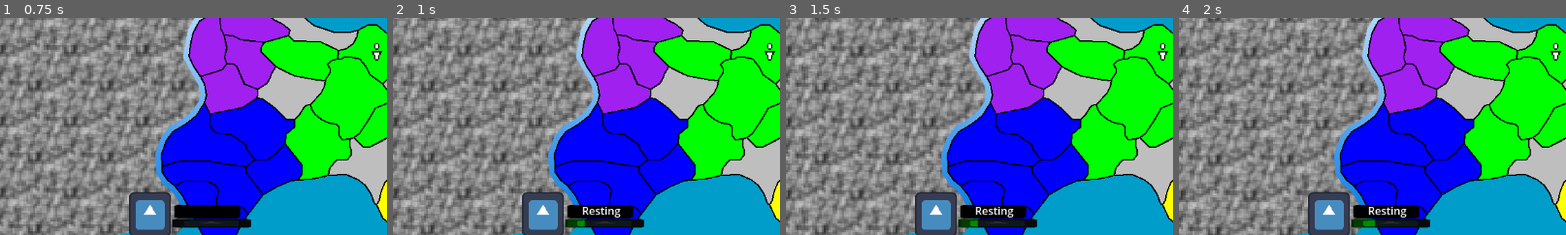
Above: before the commit, frames 1-4 (left to right).
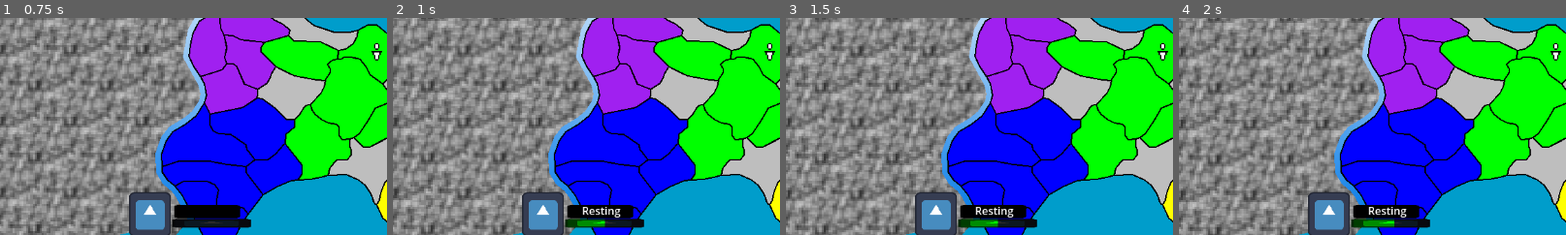
Above: after the commit, the same moments.

Repository: joshuaculver/ChronoRetract
Game: Godot game, scene res://prefabs/main.tscn
Same seed, same stepped clock (60 frames per second), same inputs: the game is played once before the commit and once after it. The engine's default icon, where the game draws it, is replaced by a stand-in: a white triangle on a blue panel in a dark square.
Inputs (mouse positions are % of the whole screen's width and height, from its top left):
- Up to frame 1 (0.75 s): click (19, 82) at 0.5 s
- Up to frame 2 (1 s): no input
- Up to frame 3 (1.5 s): click (19, 82) at 1.25 s
- Up to frame 4 (2 s): no input
The pictures show only the part of the screen within x 0-50%, y 37-86%; the shares and areas given below are measured in that part.

Frame 1 is identical in both runs. In frame 2, 0.2% of the frame differs, in the area x 49-55%, y 92-97%; in frame 3, 0.2%; in frame 4, 0.2%.

Commit message:
Implementing battle functions and UX for battles

Diff:
--- a/prefabs/battleIcon.tscn
+++ b/prefabs/battleIcon.tscn
@@ -3,6 +3,7 @@
 [ext_resource type="Texture2D" uid="uid://cp8pn4klqu1tt" path="res://assets/sprites/crossedBlades.png" id="1_u5lcp"]
 
 [node name="BattleIcon" type="Control" unique_id=359292758]
+z_index = 6
 layout_mode = 3
 anchors_preset = 15
 anchor_right = 1.0
--- a/prefabs/units/army.tscn
+++ b/prefabs/units/army.tscn
@@ -4,7 +4,7 @@
 [ext_resource type="Script" uid="uid://ckhblujbs8g11" path="res://scripts/Army.gd" id="2_vw6ds"]
 
 [node name="Army" type="Sprite2D" unique_id=915219067]
-z_index = 1
+z_index = 3
 scale = Vector2(2, 2)
 texture = ExtResource("1_xa1ms")
 script = ExtResource("2_vw6ds")
--- a/prefabs/units/hero.tscn
+++ b/prefabs/units/hero.tscn
@@ -4,7 +4,7 @@
 [ext_resource type="Script" uid="uid://rk7b3j144xyc" path="res://scripts/Hero.gd" id="2_lsqe2"]
 
 [node name="Hero" type="Sprite2D" unique_id=1699240411]
-z_index = 1
+z_index = 3
 scale = Vector2(2, 2)
 texture = ExtResource("1_os78n")
 script = ExtResource("2_lsqe2")
--- a/scripts/Hero.gd
+++ b/scripts/Hero.gd
@@ -52,11 +52,9 @@
 		if location.factionOwner == faction:
 			if power < maxPower:
 				power = power + (maxPower *0.05)
-				print("Resting for: " + str(maxPower *0.05) + " - Current: " + str(power))
 		else:
 			if power < maxPower:
 				power = power + (maxPower *0.01)
-				print("Resting for: " + str(maxPower *0.05) + " - Current: " + str(power))
 
 func encUnit(other : Unit):
 	if other.faction == faction:
--- a/scripts/battle.gd
+++ b/scripts/battle.gd
@@ -20,6 +20,11 @@
 func _ready() -> void:
 	var newIcon = battleIcon.instantiate()
 
+	newIcon.get_node("leftPos").texture = atkTeam[0].texture
+	newIcon.get_node("defPos").texture = defTeam[0].texture
+
+	newIcon.position = atkTeam[0].location.position
+
 func tick() -> void:
 	##Battle manager handles resolution and cleanup once battle is marked no longer ongoing
 	if ongoing == true:
@@ -40,8 +45,8 @@
 
 func turn():
 	print("Battle turn start")
-	var atkDmg = 0
-	var defDmg = 0
+	var atkDmg = 0.0
+	var defDmg = 0.0
 
 	if atkTeam.size() > 1 || defTeam.size() > 1:
 		print("Complex turn")
@@ -90,8 +95,10 @@
 		print("Simple turn")
 		##TODO max power added to prevent stalling/advantage larger units. Check for balancing
 		##TODO create func on units to get atk power
-		atkDmg = atkTeam[0].power + (atkTeam[0].maxPower * 0.05)
-		defDmg = defTeam[0].power + (defTeam[0].maxPower * 0.05)
+		atkDmg = (atkTeam[0].power * 0.05) + (atkTeam[0].maxPower * 0.01)
+		defDmg = (defTeam[0].power * 0.05) + (defTeam[0].maxPower * 0.01)
+
+		print("Atk Dmg: " + str(atkDmg) + " - Def Dmg: " + str(defDmg))
 
 		atkTeam[0].getDamaged(defDmg)
 		defTeam[0].getDamaged(atkDmg)
--- a/scripts/faction.gd
+++ b/scripts/faction.gd
@@ -39,7 +39,7 @@
 func _ready() -> void:
 	managers.addFaction(self)
 
-	saveAmt = enums.powerVals['M']
+	saveAmt = enums.powerVals['S']
 
 func setRapport(target : enums.Factions, newRapport : enums.Rapport):
 	factionRapport[target] = newRapport
--- a/scripts/managers/battleManager.gd
+++ b/scripts/managers/battleManager.gd
@@ -33,7 +33,7 @@
 
 func createBattle(region : Region, caller : Unit, hostile : Unit):
 	var warSelect = null
-	for war in wars.array():
+	for war in wars.values():
 		if (war.attacker.faction == caller.faction || war.defender.faction == caller.faction) && (war.attacker.faction == hostile.faction || war.defender.faction == hostile.faction):
 			warSelect = war
 
@@ -49,25 +49,19 @@
 				newBattle.defTeam.append(unit)
 				unit.setMode(enums.UnitMode.BATTLE)
 
-		newBattle.position = caller.location.position
-
 		battles.append(newBattle)
 		print("Battle created: " + str(newBattle.atkTeam) + " - " + str(newBattle.defTeam))
 	else:
 		print("Could not find war for battle call")
 
 func resolveBattle(conflict):
-	if conflict.attacker != null:
-		conflict.attacker.setMode(enums.UnitMode.NEUTRAL)
-	if conflict.atkAllies.size() > 0:
-		for unit in conflict.atkAllies:
+	if conflict.atkTeam.size() > 0:
+		for unit in conflict.atkTeam:
 			if unit != null:
 				unit.setMode(enums.UnitMode.NEUTRAL)
 
-	if conflict.defender != null:
-		conflict.defender.setMode(enums.UnitMode.NEUTRAL)
-	if conflict.defAllies.size() > 0:
-		for unit in conflict.defAllies:
+	if conflict.defTeam.size() > 0:
+		for unit in conflict.defTeam:
 			if unit != null:
 				unit.setMode(enums.UnitMode.NEUTRAL)
 
@@ -76,4 +70,4 @@
 	##match conflict.winnder
 
 	battles.erase(conflict)
-	conflict.queue_free()
+	##conflict.queue_free()
--- a/scripts/managers/factionManager.gd
+++ b/scripts/managers/factionManager.gd
@@ -4,6 +4,7 @@
 extends Node
 
 var factionArr: Array[Node] = []
+var factionDict: Dictionary = {}
 
 func init():
 	factionArr = get_children()
@@ -17,6 +18,14 @@
 	else:
 		return 0
 
+func dispenseIncome(income : Dictionary):
+	factionDict = managers.factionDict
+	var dictEntries = income.keys()
+
+	for key in dictEntries:
+		if key != enums.Factions.NONE && factionDict[key] != null:
+			factionDict[key].resources = factionDict[key].resources + income[key]
+
 func tick() -> void:
 	for i in factionArr.size():
 		factionArr[i].tick()
--- a/scripts/managers/managers.gd
+++ b/scripts/managers/managers.gd
@@ -36,6 +36,8 @@
 
 	regionManager.init()
 	factionManager.init()
+
+	regionManager.sendResources.connect(factionManager.dispenseIncome)
 
 	unitManager.addPlayer()
 
@@ -85,9 +87,7 @@
 
 	var newUnit = unitScene.instantiate()
 
-	newUnit.relocated.connect(unitMoved)
-	newUnit.selected.connect(managers.unitManager.unitSelected)
-	newUnit.destroyed.connect(removeUnit)
+	newUnit.unitSize = size
 
 	unitManager.add_child(newUnit)
 
@@ -105,8 +105,6 @@
 	faction.ownedRegions[0].units.append(newUnit)
 	faction.ownedUnits.append(newUnit)
 
-	unitManager.updateUnits()
-
 	print("Faction: " + str(name) + " made unit" + " | " + "POW: " + str(newUnit.maxPower))
 
 ## Cleans up references to units which are removed
@@ -115,8 +113,6 @@
 	unit.location.removeUnit(unit)
 	factionDict[unit.faction].removeUnit(unit)
 	unitDict.erase(unit.ID)
-
-	unitManager.updateUnits()
 
 ## Creates a report of relative military power of all factions
 func militaryReport():
--- a/scripts/managers/regionManager.gd
+++ b/scripts/managers/regionManager.gd
@@ -11,6 +11,8 @@
 
 ## Navigation graph for units
 var navGraph : AStar2D = AStar2D.new()
+
+signal sendResources
 
 func init():
 	regionArr = get_children()
@@ -28,8 +30,14 @@
 			faction.ownedRegions.append(regionArr[i])
 
 func tick() -> void:
+	var incomeDict = {}
+
 	for i in regionArr.size():
 		regionArr[i].tick()
+
+		incomeDict[regionArr[i].factionOwner] = regionArr[i].resourceIncome
+
+	sendResources.emit(incomeDict)
 
 ##Called by signal of regions when region is clicked
 func regionSelected(ID) -> void:
--- a/scripts/managers/session.gd
+++ b/scripts/managers/session.gd
@@ -33,5 +33,5 @@
 	$battles.tick()
 
 	##DEBUG for war testing
-	##if turnCount == 2:
-		##managers.battleManager.createWar(managers.factionDict[enums.Factions.RED], managers.factionDict[enums.Factions.GREEN])
+	if turnCount == 2:
+		managers.battleManager.createWar(managers.factionDict[enums.Factions.RED], managers.factionDict[enums.Factions.GREEN])
--- a/scripts/player.gd
+++ b/scripts/player.gd
@@ -9,8 +9,8 @@
 	##modulate = enums.colorDict[faction]
 
 	##Node gets ID from manager unit dictionary
-	maxPower = 500
-	power = 100
+	maxPower = 110
+	power = 50
 
 	ID = managers.addUnit(self)
 	logActivity = true
--- a/scripts/regionArea.gd
+++ b/scripts/regionArea.gd
@@ -27,6 +27,8 @@
 
 var sieged : bool = false
 var unitEffect : float = 0.0
+
+var resourceIncome : int = 0
 
 @export var stats : Dictionary = {
 		"population":100,
@@ -70,28 +72,33 @@
 ##For future pathfinding stuff:
 ##Astar2D. Can create graph of nodes. Assign regions to vector2 positions on said graph
 func tick():
-	##TODO add un-owned region behavior.
 	if sieged:
-		pass
+		resourceIncome = 0
 	else:
-		if units.size() > 0:
-			for i in units.size():
-				if units[i].mode == enums.UnitMode.AID:
-					##TODO
-					unitEffect = unitEffect + (0.005 * (float(units[i].power) / 100.0))
-					print("Hero: " + str(units[i].name) + " aided at: " + str(ID) + str(" current effect: ") + str(unitEffect))
-		if ticksToChange > 0:
-			ticksToChange -= 1
+		if factionOwner == enums.Factions.NONE:
+			##TODO un-owned region behavior
+			pass
 		else:
-			if unitEffect > 0:
-				print("Aid mult: " + str(unitEffect))
-			stats["population"] = (stats["population"] + int((stats["growth"] * stats["logistics"])/2)) * (unitEffect)
-			unitEffect = 0
-			ticksToChange = 10
+			if units.size() > 0:
+				for i in units.size():
+					if units[i].mode == enums.UnitMode.AID:
+						unitEffect = unitEffect + (0.005 * (float(units[i].power) / 100.0))
+						print("Hero: " + str(units[i].name) + " aided at: " + str(ID) + str(" current effect: ") + str(unitEffect))
+			if ticksToChange > 0:
+				ticksToChange -= 1
+			else:
+				if unitEffect > 0:
+					print("Aid mult: " + str(unitEffect))
+				stats["population"] = (stats["population"] + int((stats["growth"] * stats["logistics"])/2)) * (unitEffect)
+				unitEffect = 0
+				ticksToChange = 10
 
-		##TODO add un-owned region behavior.
-		if factionOwner == enums.Factions.NONE:
-			pass
+				var mult = ((stats["population"] / 100.0) + (stats["logistics"] / 10.0))
+				if mult <= 0:
+					mult = 1
+				var newIncome = int(stats["production"] * mult)
+
+				resourceIncome = newIncome * mult
 
 func _on_input_event(viewport: Node, event: InputEvent, shape_idx: int) -> void:
 	if event.is_action("select"):
--- a/scripts/unit.gd
+++ b/scripts/unit.gd
@@ -15,8 +15,8 @@
 ##Gets assigned faction's rapport
 var factionRapport : = {}
 
-var maxPower : int
-var power : int :
+var maxPower : float
+var power : float :
 	get:
 		return power
 	set(value):
